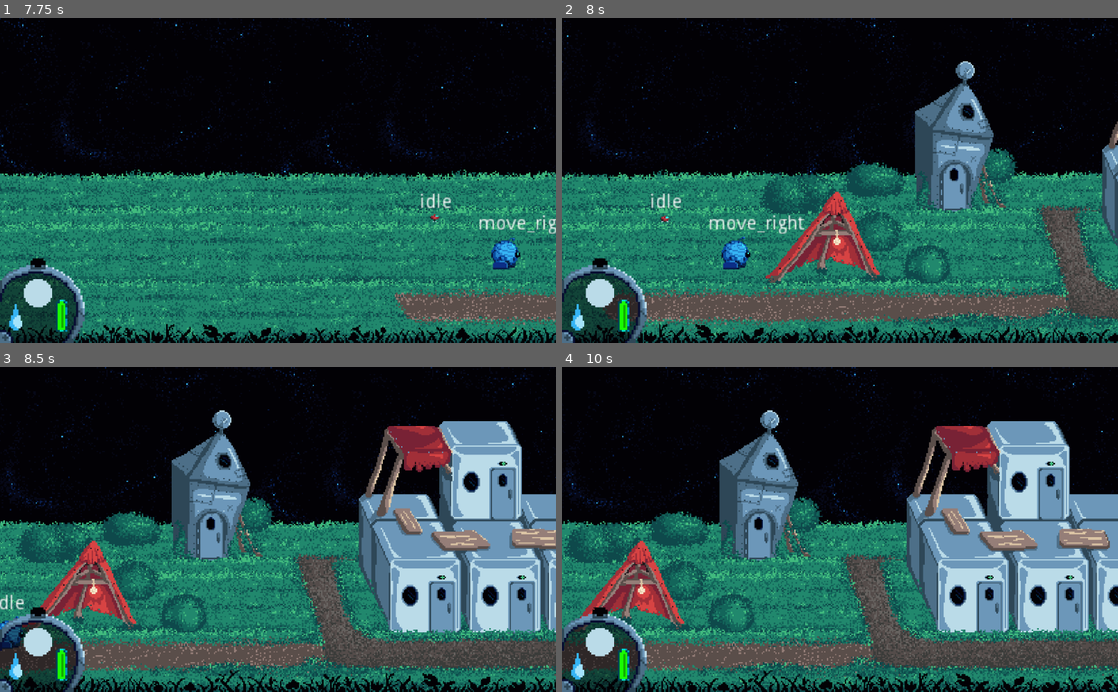
Above: before the commit, frames 1-4 (two rows, left to right).
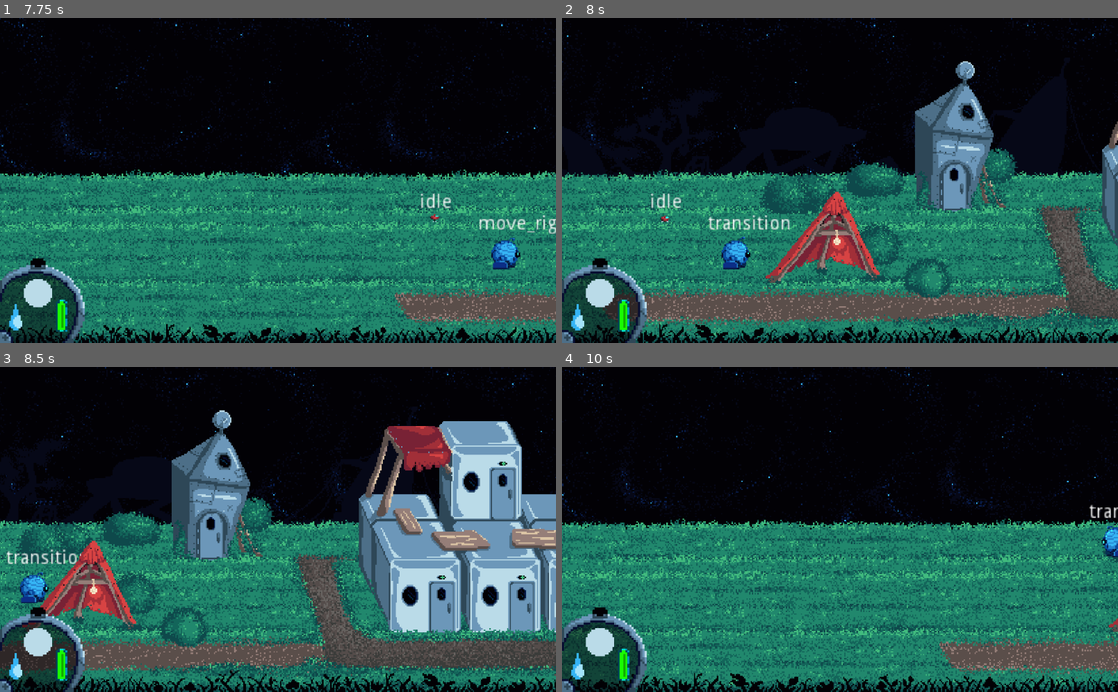
Above: after the commit, the same moments.

Repository: GeekzGamingz/Myunjoule
Game: Godot game, scene res://source/Levels/Moon.tscn
Same seed, same stepped clock (60 frames per second), same inputs: the game is played once before the commit and once after it. The engine's default icon, where the game draws it, is replaced by a stand-in: a white triangle on a blue panel in a dark square.
Inputs:
- Up to frame 1 (7.75 s): hold E (activate) 0.53-1.28 s; hold W (move_forward) 0.53-2.03 s; tap Tab (expo_tab) at 1.35, 4.35, 7.35 s; hold A (move_left) 2.03-3.53 s; tap 1 (select_choice_1) at 2.1, 5.1 s; tap Enter at 2.75 s; tap 2 (select_choice_2) at 2.85, 5.85 s; hold S (move_backward) 3.53-4.28 s; hold E (activate) 3.53-4.28 s; hold D (move_right) 4.28-5.03 s; hold W (move_forward) 5.03-5.78 s; hold D (move_right) from 5.78 s (still down); hold E (activate) 6.53-7.28 s
- Up to frame 2 (8 s): keep holding D (move_right)
- Up to frame 3 (8.5 s): release D (move_right) at 8.03 s; hold S (move_backward) from 8.03 s (still down); tap 1 (select_choice_1) at 8.1 s
- Up to frame 4 (10 s): release S (move_backward) at 8.78 s; hold A (move_left) 8.78-9.53 s; tap 2 (select_choice_2) at 8.85 s; hold W (move_forward) from 9.53 s (still down); hold E (activate) from 9.53 s (still down)

Frame 1 is identical in both runs. In frame 2, 1.9% of the frame differs, in the area x 2-92%, y 25-87%; in frame 3, 2.4%; in frame 4, 49%, in the area x 0-100%, y 0-100%.

Commit message:
Added Transition State to Player

Diff:
--- a/source/Actors/Player/Player.gd
+++ b/source/Actors/Player/Player.gd
@@ -8,6 +8,7 @@
 var old_z_move_dir: int = 0
 var snap: Vector2 = Vector2.DOWN
 var is_falling = false
+var inTransition = false
 var talking = {
 	"is_talking": true,
 	"can_talk": false,
--- a/source/Actors/Player/Player.tscn
+++ b/source/Actors/Player/Player.tscn
@@ -101,24 +101,12 @@
 "values": [ 4 ]
 }
 tracks/2/type = "value"
-tracks/2/path = NodePath("PlayerSprite:flip_h")
+tracks/2/path = NodePath("PlayerSprite:frame")
 tracks/2/interp = 1
 tracks/2/loop_wrap = true
 tracks/2/imported = false
 tracks/2/enabled = true
 tracks/2/keys = {
-"times": PoolRealArray( 0 ),
-"transitions": PoolRealArray( 1 ),
-"update": 1,
-"values": [ false ]
-}
-tracks/3/type = "value"
-tracks/3/path = NodePath("PlayerSprite:frame")
-tracks/3/interp = 1
-tracks/3/loop_wrap = true
-tracks/3/imported = false
-tracks/3/enabled = true
-tracks/3/keys = {
 "times": PoolRealArray( 0, 0.1, 0.2, 0.3 ),
 "transitions": PoolRealArray( 1, 1, 1, 1 ),
 "update": 1,
--- a/source/Actors/Player/PlayerFSM.gd
+++ b/source/Actors/Player/PlayerFSM.gd
@@ -24,6 +24,7 @@
 	stateAdd("grappling")
 	stateAdd("dialog")
 	stateAdd("ouchie")
+	stateAdd("transition")
 	# Set the starting state
 	call_deferred("stateSet",states.idle)
 
@@ -47,8 +48,10 @@
 #State Machine
 #State Logistics
 func stateLogic(delta):
-	if parent.is_falling: parent.apply_gravity(delta)
-	if ![states.dialog, states.ouchie].has(state): parent.handle_movement()
+	if parent.is_falling:
+		parent.apply_gravity(delta)
+	if ![states.dialog, states.transition, states.ouchie].has(state):
+		parent.handle_movement()
 	parent.apply_movement()
 
 
@@ -56,8 +59,7 @@
 # warning-ignore:unused_argument
 func transitions(delta):
 	match(state):
-		states.idle:
-			return basicMovement()
+		states.idle: return basicMovement()
 		states.move_left: return basicMovement()
 		states.move_right: return basicMovement()
 		states.move_up: return basicMovement()
@@ -76,6 +78,9 @@
 
 		states.ouchie:
 			if parent.ouchieTimer.is_stopped(): return states.idle
+
+		states.transition:
+			if !parent.inTransition: return states.idle
 
 	return null
 #Enter State
@@ -98,7 +103,10 @@
 
 		states.ouchie:
 			parent.motion = Vector2.ZERO
-			parent.fxPlayer.play(animations.OUCHIE)
+			parent.spritePlayer.play(animations.OUCHIE)
+
+		states.transition:
+			pass
 #Exit State
 # warning-ignore:unused_argument
 func stateExit(oldState, newState):
@@ -116,6 +124,7 @@
 
 #-------------------------------------------------------------------------------------------------#
 func basicMovement():
+	if parent.inTransition: return states.transition
 	if parent.is_falling: return states.fall
 	if parent.talking.is_talking: return states.dialog
 	if !parent.ouchieTimer.is_stopped(): return states.ouchie
--- a/source/Levels/Moon.tscn
+++ b/source/Levels/Moon.tscn
@@ -6,6 +6,7 @@
 [ext_resource path="res://source/Levels/Town/Town.tscn" type="PackedScene" id=4]
 [ext_resource path="res://assets/Foregrounds/Town/area2-Background-Shadows.png" type="Texture" id=5]
 [ext_resource path="res://source/Actors/Player/Player.tscn" type="PackedScene" id=6]
+[ext_resource path="res://source/Actors/Mouskie/Mouskie.tscn" type="PackedScene" id=7]
 [ext_resource path="res://source/UI/UserInterface.tscn" type="PackedScene" id=8]
 [ext_resource path="res://source/Actors/Drone/Expo.tscn" type="PackedScene" id=9]
 [ext_resource path="res://source/Objects/Bottle/Bottle_Buried.tscn" type="PackedScene" id=11]
@@ -132,3 +133,6 @@
 
 [node name="Bottle_Buried" parent="YSort" instance=ExtResource( 11 )]
 position = Vector2( 159, 68 )
+
+[node name="Mouskie" parent="." instance=ExtResource( 7 )]
+position = Vector2( 269, 34 )
--- a/source/Levels/Town/Town.tscn
+++ b/source/Levels/Town/Town.tscn
@@ -33,7 +33,7 @@
 
 [node name="Town" type="YSort"]
 __meta__ = {
-"_edit_horizontal_guides_": [ 54.0, 15.0, -109.0 ]
+"_edit_horizontal_guides_": [ 10.0 ]
 }
 
 [node name="Background" type="Sprite" parent="."]
@@ -58,8 +58,28 @@
 
 [node name="TownObjects" type="YSort" parent="."]
 
-[node name="Bushes" type="Sprite" parent="TownObjects"]
+[node name="Bushes" type="Node2D" parent="TownObjects"]
+position = Vector2( 0, 10 )
+
+[node name="LayeredBushes" type="Sprite" parent="TownObjects/Bushes"]
+position = Vector2( 0, -10 )
+z_index = -1
 texture = ExtResource( 15 )
+
+[node name="Bush1" type="Sprite" parent="TownObjects/Bushes"]
+position = Vector2( -634, 38 )
+texture = ExtResource( 7 )
+
+[node name="Bush2" type="Sprite" parent="TownObjects/Bushes"]
+position = Vector2( -596, 62 )
+texture = ExtResource( 1 )
+
+[node name="Bush3" type="Node2D" parent="TownObjects/Bushes"]
+position = Vector2( 536, 55 )
+
+[node name="Bush3" type="Sprite" parent="TownObjects/Bushes/Bush3"]
+position = Vector2( 0, -17 )
+texture = ExtResource( 12 )
 
 [node name="House" type="StaticBody2D" parent="TownObjects"]
 position = Vector2( 0, 10 )
@@ -216,15 +236,3 @@
 
 [node name="Fountain" parent="TownObjects" instance=ExtResource( 17 )]
 position = Vector2( 382.5, 27.5 )
-
-[node name="Bush1" type="Sprite" parent="TownObjects"]
-position = Vector2( -634, 38 )
-texture = ExtResource( 7 )
-
-[node name="Bush2" type="Sprite" parent="TownObjects"]
-position = Vector2( -596, 62 )
-texture = ExtResource( 1 )
-
-[node name="Bush3" type="Sprite" parent="TownObjects"]
-position = Vector2( 533, 44 )
-texture = ExtResource( 12 )
--- a/source/UI/GridSnapper/GridSnapper.gd
+++ b/source/UI/GridSnapper/GridSnapper.gd
@@ -4,19 +4,23 @@
 #OnReady Variables
 onready var camera = get_parent().get_node("MainCamera")
 onready var transitions = get_tree().root.get_node("Moon/Transitions")
+onready var player = get_tree().root.get_node("Moon/YSort/Player")
 #-------------------------------------------------------------------------------------------------#
 func _on_GridSnapper_area_entered(area: Area2D) -> void:
 	match(area.name):
 		"ResetCollisions":
 			transitions.get_node("TownToBeach/CollisionShape2D").set_deferred("disabled", false)
 			transitions.get_node("BeachToTown/CollisionShape2D").set_deferred("disabled", false)
+			player.inTransition = false
 		"BeachToTown":
+			player.inTransition = true
 			camera.limit_left = 720
 			camera.limit_right = 2160
 			transitions.get_node("TownToBeach/CollisionShape2D").set_deferred("disabled", true)
-			get_tree().root.get_node("Moon/ParallaxBackground/ParallaxLayer2").visible = true
+			get_tree().root.get_node("Moon/ParallaxBackground/ParallaxLayer3").visible = true
 		"TownToBeach":
+			player.inTransition = true
 			camera.limit_left = -720
 			camera.limit_right = 720
 			transitions.get_node("BeachToTown/CollisionShape2D").set_deferred("disabled", true)
-			get_tree().root.get_node("Moon/ParallaxBackground/ParallaxLayer2").visible = false
+			get_tree().root.get_node("Moon/ParallaxBackground/ParallaxLayer3").visible = false
Not shown: 1 places in source/Levels/Moon.tscn that only renumber resources
